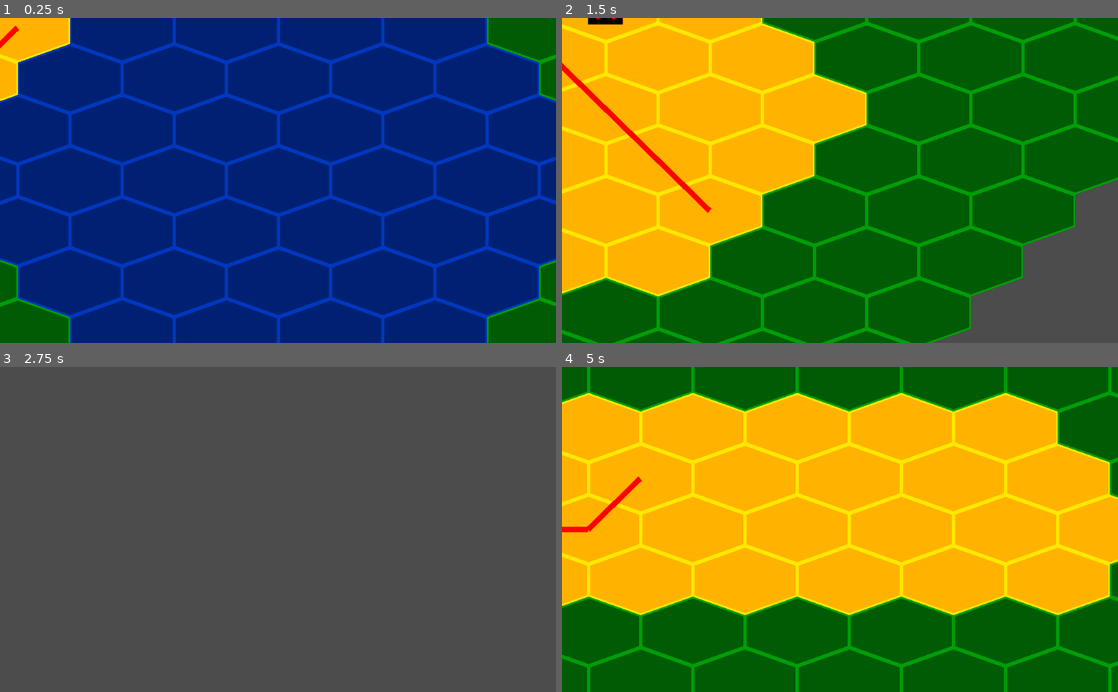
Above: before the commit, frames 1-4 (two rows, left to right).
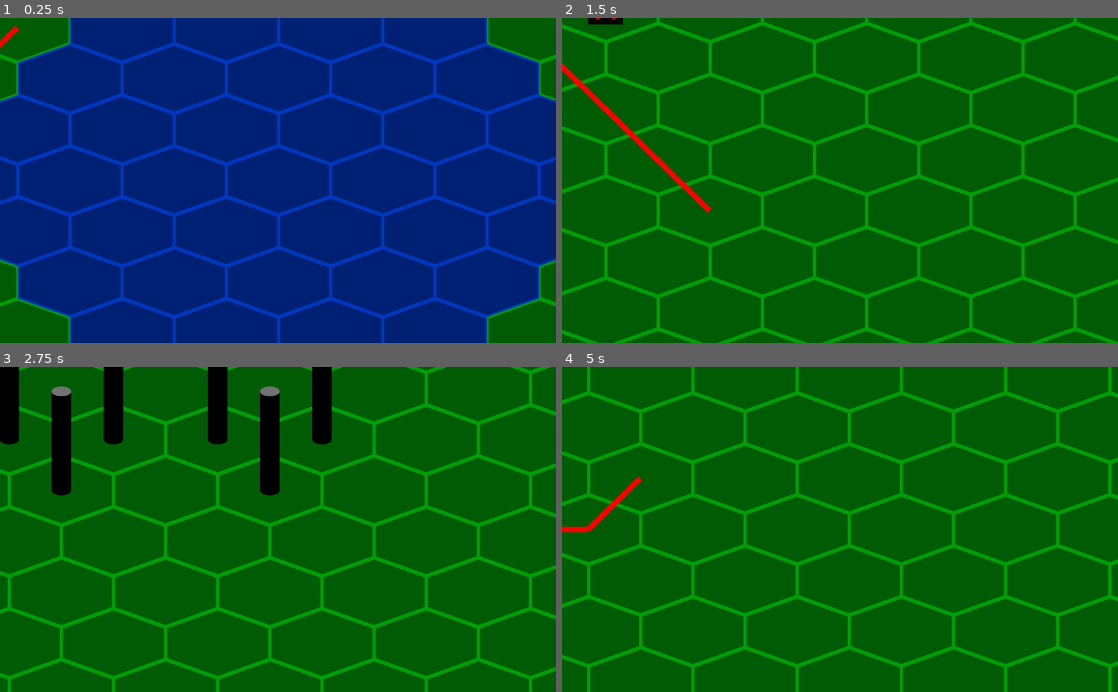
Above: after the commit, the same moments.

Repository: fat-beaver/hedgehog
Game: Godot game, scene res://battle.tscn
Two runs of this game, one before a commit and one after it. Both use one fixed random seed, a clock stepped at 60 frames per second and the inputs below.
Inputs (mouse positions are in pixels of both pictures, inside the frame that each line leads up to):
- Up to frame 1 (0.25 s): no input
- Up to frame 2 (1.5 s): tap Enter at 0.5 s; move the mouse to (962, 164) at 0.52 s; press the mouse at (962, 164) at 0.53 s; hold Right (move_right) 0.53-1.28 s; move the mouse to (728, 196) at 1.27 s; release the mouse at (728, 196) at 1.28 s; hold Down (move_down) from 1.28 s (still down); right-click (728, 196) at 1.35 s
- Up to frame 3 (2.75 s): move the mouse to (333, 458) at 2.02 s; release Down (move_down) at 2.03 s; press the mouse at (333, 458) at 2.03 s; hold Right (move_right) from 2.03 s (still down)
- Up to frame 4 (5 s): move the mouse to (812, 594) at 2.77 s; release Right (move_right) at 2.78 s; release the mouse at (812, 594) at 2.78 s; hold Up (move_up) 2.78-3.53 s; right-click (812, 594) at 2.85 s; move the mouse to (1006, 578) at 3.52 s; press the mouse at (1006, 578) at 3.53 s; hold Left (move_left) from 3.53 s (still down); move the mouse to (673, 480) at 4.27 s; release the mouse at (673, 480) at 4.28 s; right-click (673, 480) at 4.35 s

The runs differ from the first frame. In frame 1, 1.8% of the frame differs, in the area x 0-13%, y 0-26%; in frame 2, 42%; in frame 3, 100%, in the area x 0-100%, y 0-100%; in frame 4, 60%.

Commit message:
Stopped pathfinding from changing the terrain of every cell it explored

Diff:
--- a/HexGrid.gd
+++ b/HexGrid.gd
@@ -6,7 +6,7 @@
 onready var _camera = $Camera2D
 onready var _path = $HexPath
 
-const map_size = 10
+const map_size = 40
 const _mouse_offset_x = -98
 const _mouse_offset_y = -62
 const _pathing_heuristic_multiplier = 6
@@ -138,7 +138,6 @@
 		if current_cell == goal:
 			break
 		for neighbour in find_passable_neighbours(current_cell):
-			set_hex_terrain(neighbour, 2)
 			var new_cost = cost_to[current_cell] + neighbour.get_movement_cost()
 			if !cost_to.has(neighbour) or new_cost < cost_to[neighbour]:
 				cost_to[neighbour] = new_cost
